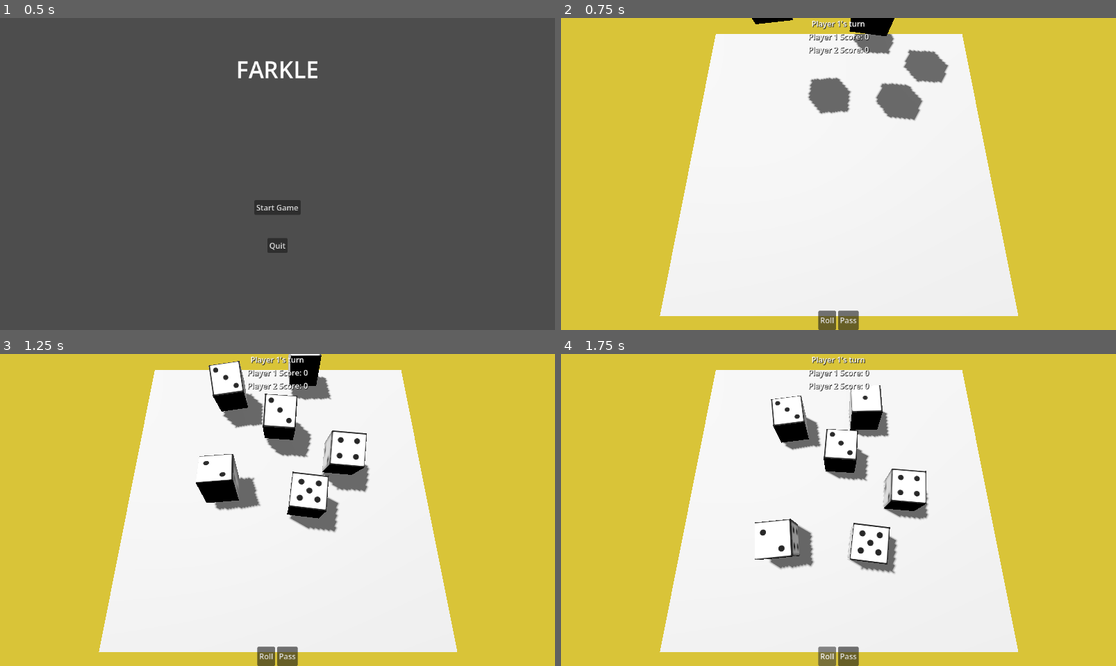
Above: before the commit, frames 1-4 (two rows, left to right).
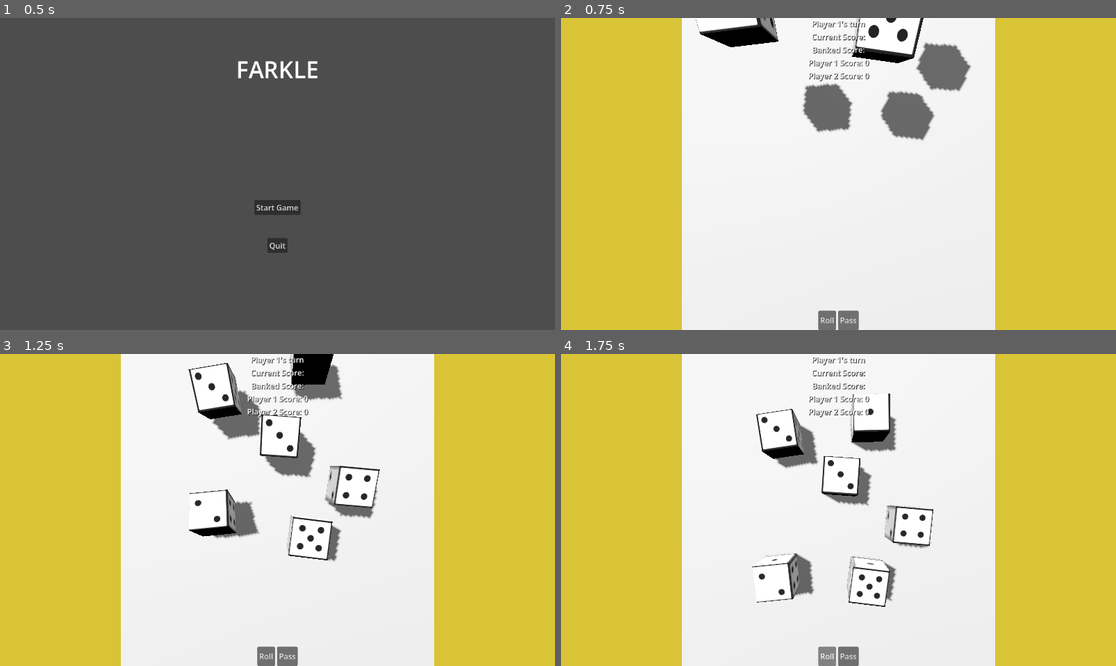
Above: after the commit, the same moments.

Repository: Sanjay004mk/farkle
Game: Godot game, scene res://game/main_menu.tscn
Same seed, same stepped clock (60 frames per second), same inputs: the game is played once before the commit and once after it.
Inputs:
- Up to frame 1 (0.5 s): no input
- Up to frame 2 (0.75 s): click "Start Game" at 0.5 s
- Up to frame 3 (1.25 s): no input
- Up to frame 4 (1.75 s): click "Roll" at 1.25 s

Frame 1 is identical in both runs. In frame 2, 14% of the frame differs, in the area x 17-83%, y 0-100%; in frame 3, 17%; in frame 4, 17%.

Commit message:
- Fixed rolling and scoring logic - Added UI to display score while turn in progress

Diff:
--- a/dice/animated_die.gd
+++ b/dice/animated_die.gd
@@ -59,3 +59,4 @@
 	var final_value = Vector3.UP if p_selected else Vector3.ZERO
 	_selection_tween = create_tween()
 	_selection_tween.tween_property(mesh_instance_3d, "position", final_value, 0.2).set_trans(Tween.TRANS_QUAD).set_ease(Tween.EASE_OUT)
+	super(p_selected)
--- a/dice/die.gd
+++ b/dice/die.gd
@@ -6,6 +6,8 @@
 var number:
 	get:
 		return _number
+
+signal on_selected(p_selected)
 
 ## Roll the die with the given real value.
 ## @param p_value: rand float between 0 and 1. Die number is decided based on the die's probability distribution
@@ -20,3 +22,6 @@
 		bucket = 5
 	_number = bucket + 1
 	return _number
+
+func toggle_select(p_selected: bool):
+	on_selected.emit(p_selected)
--- a/game/game.gd
+++ b/game/game.gd
@@ -1,6 +1,8 @@
 extends FarkleGame
 
 @onready var turn_label: Label = $Control/VBoxContainer/TurnLabel
+@onready var current_score: Label = $Control/VBoxContainer/CurrentScore
+@onready var banked_score: Label = $Control/VBoxContainer/BankedScore
 @onready var player_1_score: Label = $Control/VBoxContainer/Player1Score
 @onready var player_2_score: Label = $Control/VBoxContainer/Player2Score
 @onready var die_spawn_points: Array[Node3D] = [$DieSpawnPoints/DieSpawnPoint1, $DieSpawnPoints/DieSpawnPoint2, $DieSpawnPoints/DieSpawnPoint3, $DieSpawnPoints/DieSpawnPoint4, $DieSpawnPoints/DieSpawnPoint5, $DieSpawnPoints/DieSpawnPoint6]
@@ -12,6 +14,7 @@
 			var spawn_point = die_spawn_points[i]
 			var die: AnimatedDie = ANIMATED_DIE.instantiate()
 			add_child(die)
+			die.on_selected.connect(func(_selected): update_score())
 			die.position = spawn_point.position
 			player.assign_die(die, i)
 			die.set_on_die_clicked_callback(func(): toggle_select(player, i))
@@ -35,6 +38,7 @@
 	var ret := super()
 	if ret:
 		_check_valid_turn()
+		update_score()
 
 	return ret
 
@@ -58,6 +62,11 @@
 		if die is AnimatedDie:
 			die.toggle_select(false)
 	_hide_other_player_die()
+	update_score()
+
+func update_score():
+	current_score.text = "Current Score: %d" % [active_player.current_score]
+	banked_score.text = "Banked Score: %d" % [active_player.banked_score]
 
 func toggle_select(p_player: Player, p_index: int):
 	var ret = p_player.toggle_select(p_index)
--- a/game/game.tscn
+++ b/game/game.tscn
@@ -20,7 +20,7 @@
 environment = ExtResource("1_l1rk1")
 
 [node name="Camera3D" type="Camera3D" parent="." unique_id=330589788]
-transform = Transform3D(-4.371139e-08, 0.9659258, -0.25881907, 0, 0.25881907, 0.9659258, 1, 4.222196e-08, -1.1313341e-08, -2.6381512, 7, -0.018234253)
+transform = Transform3D(-4.222196e-08, 1, -2.9802322e-08, 1.1313339e-08, 2.9802322e-08, 1, 1, 4.222196e-08, -1.131334e-08, 0, 7, 0)
 
 [node name="Base" type="MeshInstance3D" parent="." unique_id=96419738]
 transform = Transform3D(10, 0, 0, 0, 1, 0, 0, 0, 10, 0, 0, 0)
@@ -73,6 +73,20 @@
 horizontal_alignment = 1
 vertical_alignment = 1
 
+[node name="CurrentScore" type="Label" parent="Control/VBoxContainer" unique_id=1684285634]
+layout_mode = 2
+theme_override_colors/font_shadow_color = Color(0.047058824, 0.047058824, 0.047058824, 0.96862745)
+text = "Current Score:"
+horizontal_alignment = 1
+vertical_alignment = 1
+
+[node name="BankedScore" type="Label" parent="Control/VBoxContainer" unique_id=933974442]
+layout_mode = 2
+theme_override_colors/font_shadow_color = Color(0.047058824, 0.047058824, 0.047058824, 0.96862745)
+text = "Banked Score:"
+horizontal_alignment = 1
+vertical_alignment = 1
+
 [node name="Player1Score" type="Label" parent="Control/VBoxContainer" unique_id=387318515]
 layout_mode = 2
 theme_override_colors/font_shadow_color = Color(0.047058824, 0.047058824, 0.047058824, 0.96862745)
--- a/player/player.gd
+++ b/player/player.gd
@@ -9,7 +9,19 @@
 	get:
 		return dice.filter(func(die): return not used_dice.has(die))
 
+var round_points: Array[int] = []
 var total_points: int = 0
+
+var current_score: int:
+	get:
+		return FarkleRules.score_selection(selected_dice)
+
+var banked_score: int:
+	get:
+		var ret: int = 0
+		for points in round_points:
+			ret += points
+		return ret
 
 var _rng: RandomNumberGenerator = RandomNumberGenerator.new()
 
@@ -40,25 +52,37 @@
 	selected_dice.append(dice[p_index])
 	return 0
 
-# TODO: Fix storing points per roll and adding them at the end when 'score' is called.
-# Right now, points are calculated at the end leading to T1: 5 | T2: 5, 5, 5 being counted as 1000 instead of 550
 func roll() -> bool:
-	if used_dice.size() == FarkleGame.MAX_DICE:
+	var round_score = FarkleRules.score_selection(selected_dice)
+
+	round_points.append(round_score)
+	used_dice.append_array(selected_dice)
+	selected_dice.clear()
+
+	if (used_dice.size() + selected_dice.size()) == FarkleGame.MAX_DICE:
+		for die in used_dice:
+			die.toggle_select(false)
+
 		used_dice.clear()
 
 	for die in dice:
 		if not (used_dice.has(die) or selected_dice.has(die)):
 			die.roll(_rng.randf())
 
+
 	return true
 
 func score() -> int:
-	if selected_dice.is_empty() or not FarkleRules.is_valid_selection(selected_dice):
+	if round_points.is_empty() and (selected_dice.is_empty() or not FarkleRules.is_valid_selection(selected_dice)):
 		return 0
 
 	var round_score = FarkleRules.score_selection(selected_dice)
-	total_points += round_score
-	used_dice.append_array(selected_dice)
+	round_points.append(round_score)
+	for points in round_points:
+		total_points += points
+
+	round_points.clear()
+	used_dice.clear()
 	selected_dice.clear()
 
 	points_updated.emit(total_points)
